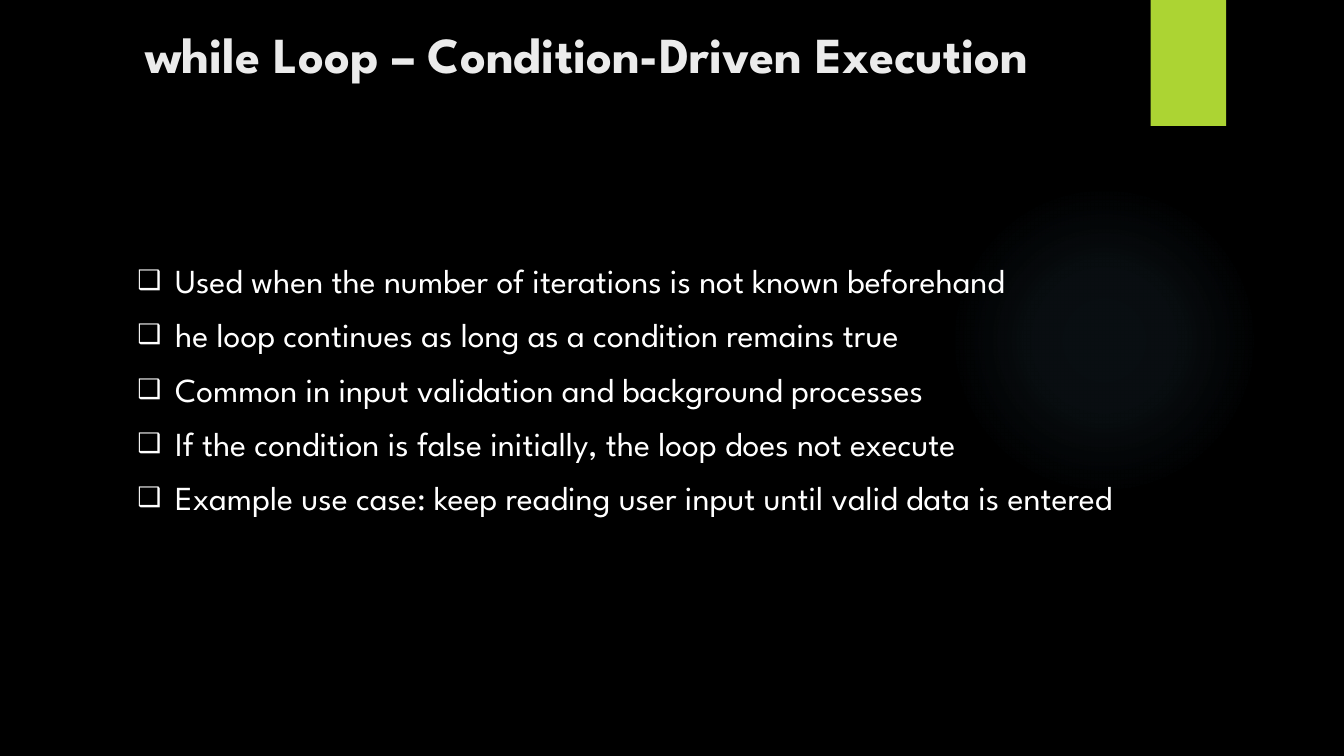
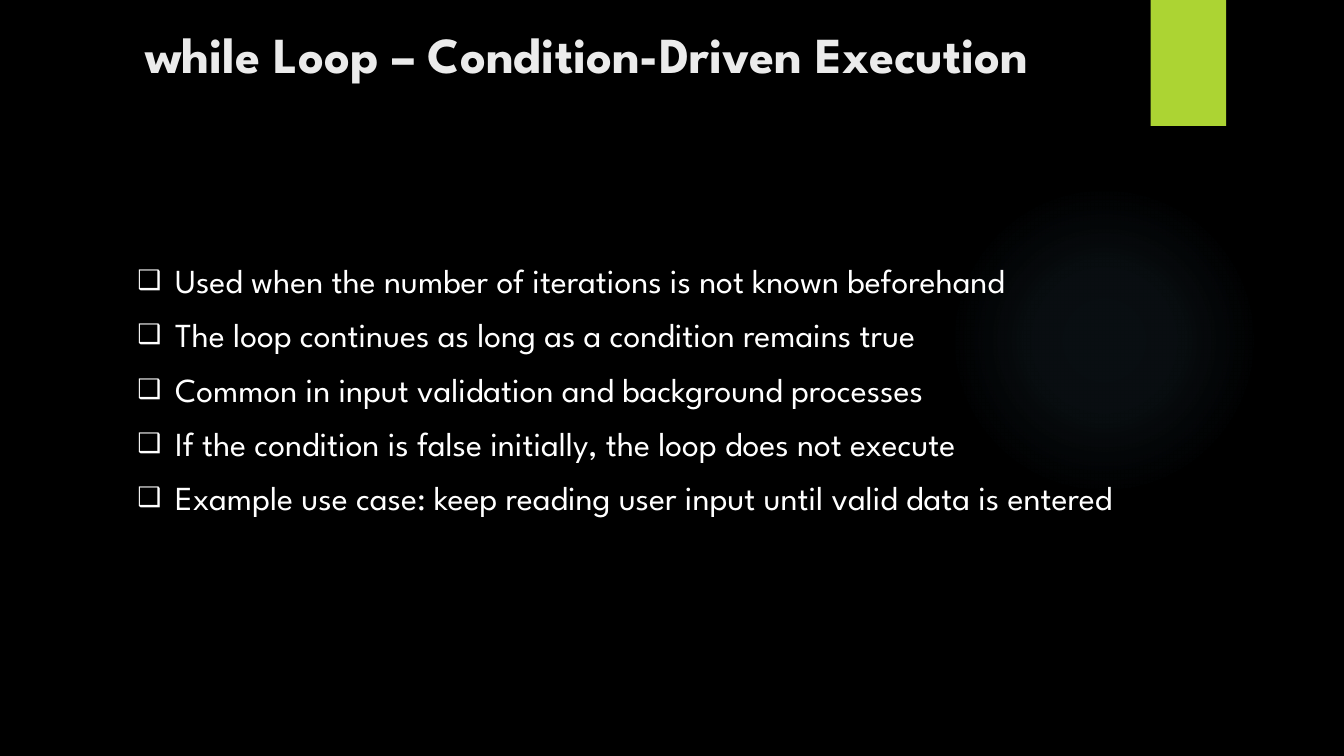
Before and after one commit to CodingBySahil/CorvitSystemPeshawarWeb, a slide deck: slide 6 of Web Development Course/L22-loops/L22_loops.pptx. Drawn at 1344x756 pixels with LibreOffice and Linux fonts; fonts in the diff are those of the drawing; background and template pictures are left out. Boxes give left, top, right and bottom in pixels: in the first picture for what was removed or moved away, otherwise in the second. Text is boxed around its words. In the diff, an @@ line names an element or a change of style, - is before the commit and + after.

```diff
--- a/Web Development Course/L22-loops/L22_loops.pptx
+++ b/Web Development Course/L22-loops/L22_loops.pptx
@@ text at (175, 324, 916, 355): text changed @@
-❑ he loop continues as long as a condition remains true
+❑ The loop continues as long as a condition remains true
```
Also in this commit, not shown: 1 other slide changed, 3 other files.
